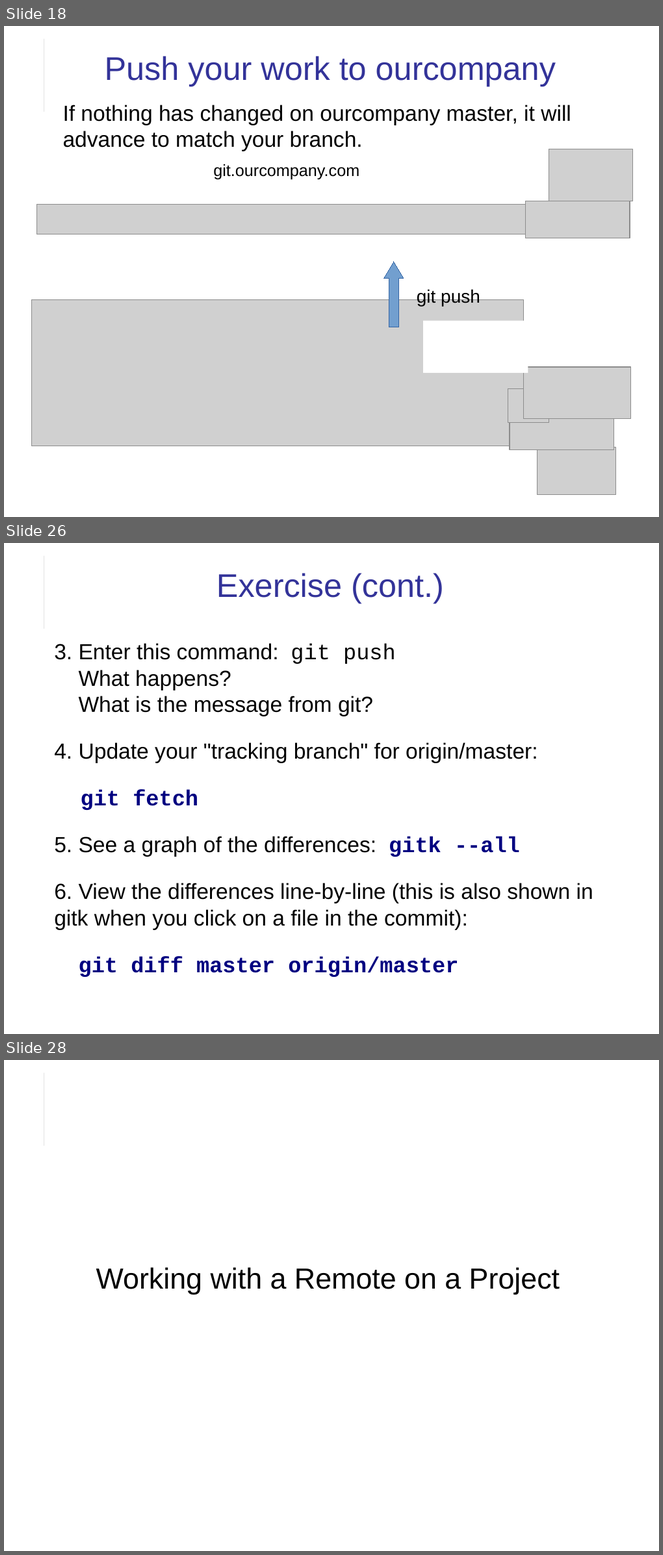
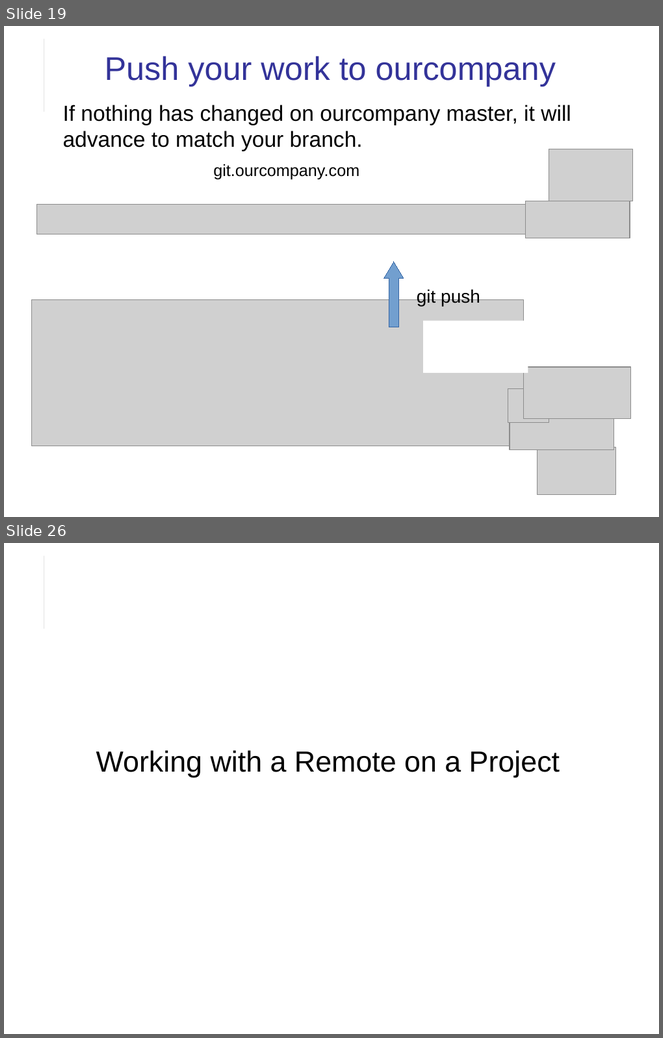
Before and after one commit to cpske/ISP, a slide deck: git/Git-Remotes.odp. Shown one above the other, each under a label of ours: slides 18, 26 and 28 before the commit, slides 19 and 26 after it; the slides between them are not shown. The pictures are 663x1555 and 663x1038 pixels, drawn with LibreOffice and Linux fonts; fonts in the diff are those of the drawing; grey boxes stand for pictures. Boxes give left, top, right and bottom in pixels: in the first picture for what was removed or moved away, otherwise in the second. Text is boxed around its words. In the diff, an @@ line names an element or a change of style, - is before the commit and + after.

Commit message:
Add updated merge practice exercise

```diff
--- a/git/Git-Remotes.odp
+++ b/git/Git-Remotes.odp
@@ slide 26 removed at bbox=[4, 543, 659, 1034], background #FFFFFF; not listed: 2 template elements that a slide beside it also shows @@
@@ title removed at bbox=[217, 573, 444, 603] @@
-Exercise (cont.)
@@ text removed at bbox=[54, 643, 594, 977] @@
-3. Enter this command: git push
-What happens?
-What is the message from git?
-4. Update your "tracking branch" for origin/master:
-git fetch
-5. See a graph of the differences: gitk --all
-6. View the differences line-by-line (this is also shown in gitk when you click on a file in the commit):
-git diff master origin/master
@@ what was slide 18 is now slide 19 @@
@@ what was slide 28 is now slide 26 @@
```
Also in this commit, not shown: 10 slides changed, 1 slide added, 2 other slides removed, 4 other files.
